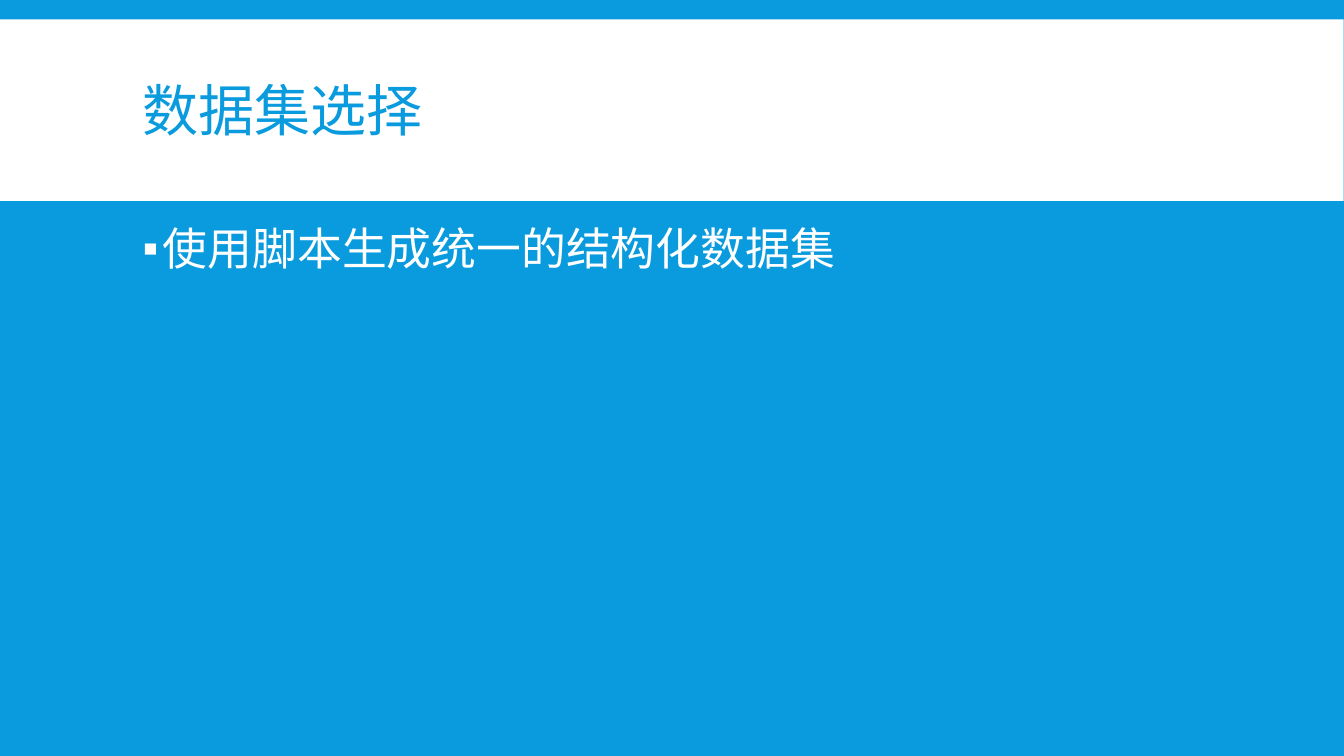
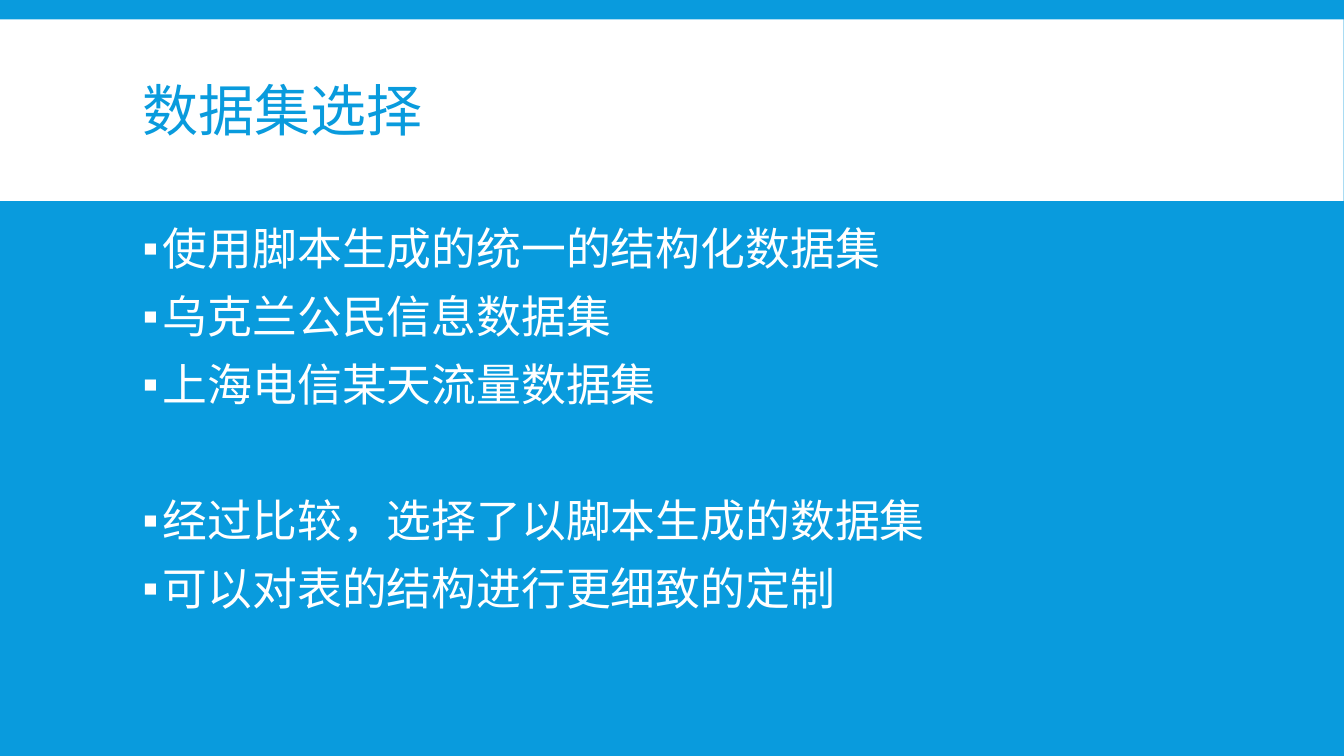
Before and after one commit to b4ubles/PCBNS, a slide deck: slide 10 of doc/NoSQL vs SQL.pptx. Drawn at 1344x756 pixels with LibreOffice and Linux fonts; fonts in the diff are those of the drawing. Boxes give left, top, right and bottom in pixels: in the first picture for what was removed or moved away, otherwise in the second. Text is boxed around its words. In the diff, an @@ line names an element or a change of style, - is before the commit and + after.

Commit message:
add some change again

```diff
--- a/doc/NoSQL vs SQL.pptx
+++ b/doc/NoSQL vs SQL.pptx
@@ text at (163, 227, 925, 609): text changed @@
-▪ 使用脚本生成统一的结构化数据集
+▪ 使用脚本生成的统一的结构化数据集
+▪ 乌克兰公民信息数据集
+▪ 上海电信某天流量数据集
+▪ 经过比较，选择了以脚本生成的数据集
+▪ 可以对表的结构进行更细致的定制
```
Also in this commit, not shown: 7 other slides changed, 1 slide added.
